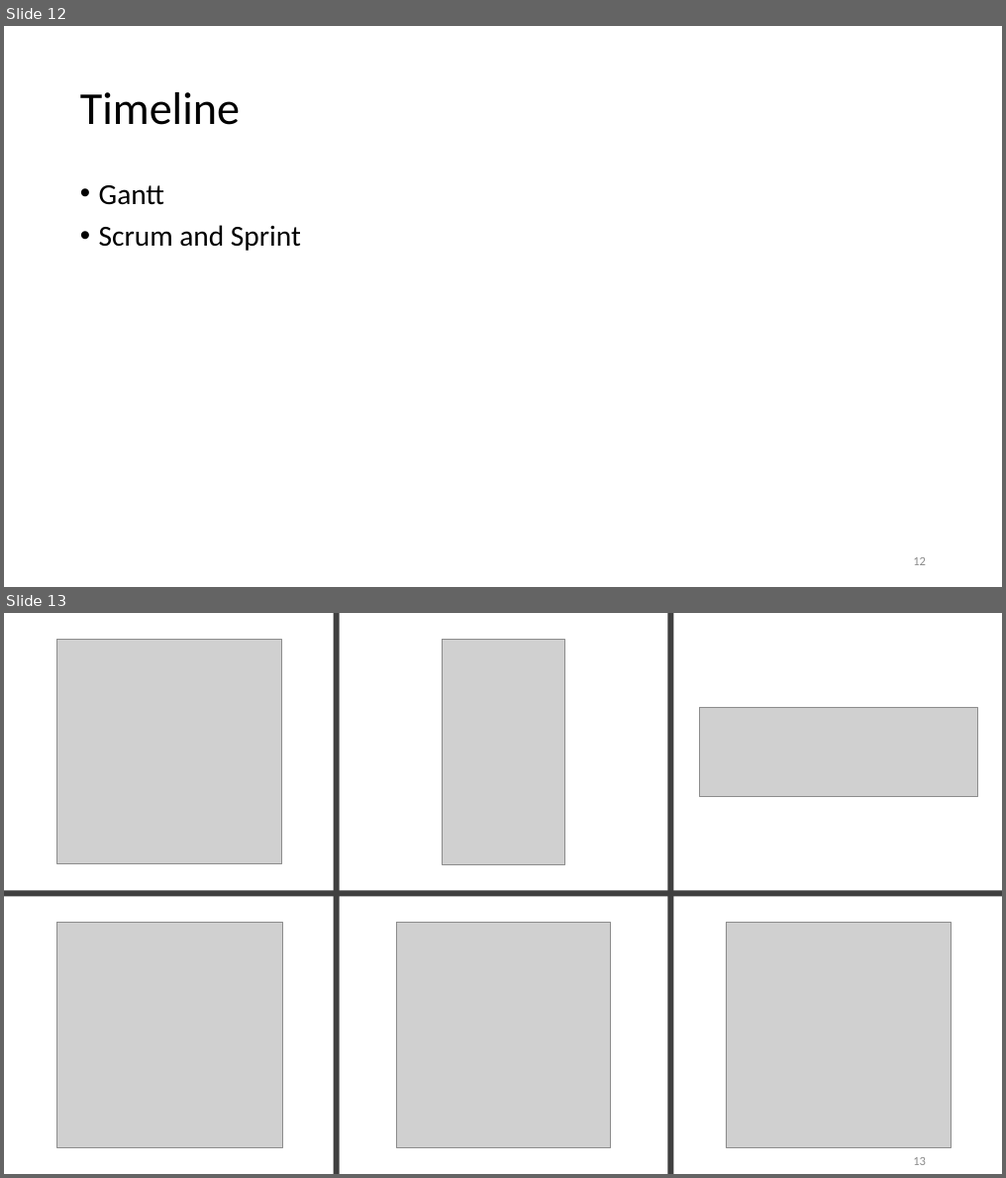
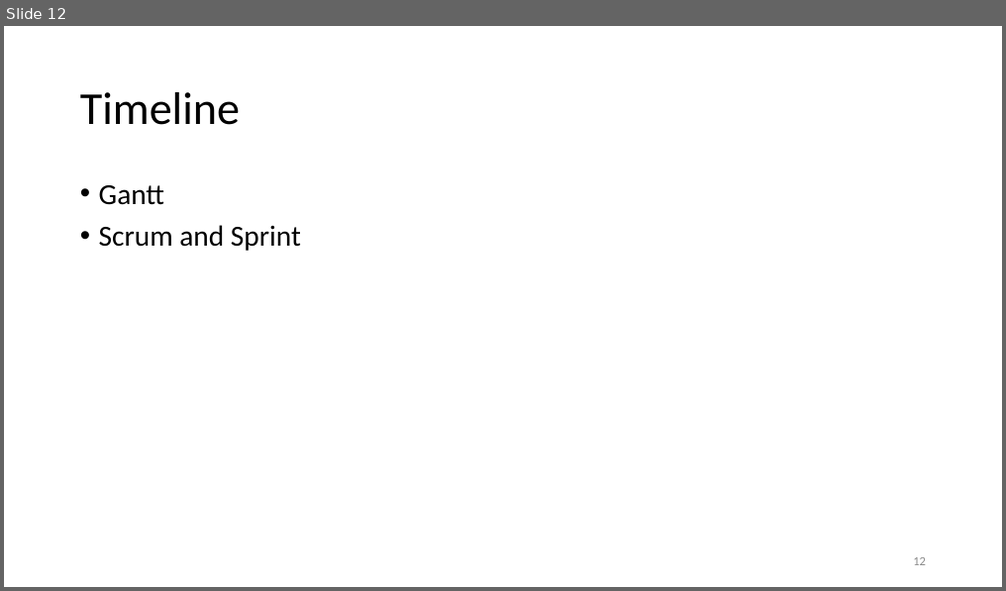
Before and after one commit to unige-pinfo-2019/PInfo1, a slide deck: Docs/UNIbay_DeskPitch.pptx. Shown one above the other, each under a label of ours: slides 12 and 13 before the commit, slide 12 after it. The pictures are 1006x1178 and 1006x591 pixels, drawn with LibreOffice and Linux fonts; fonts in the diff are those of the drawing; grey boxes stand for pictures. Boxes give left, top, right and bottom in pixels: in the first picture for what was removed or moved away, otherwise in the second. Text is boxed around its words. In the diff, an @@ line names an element or a change of style, - is before the commit and + after.

```diff
--- a/Docs/UNIbay_DeskPitch.pptx
+++ b/Docs/UNIbay_DeskPitch.pptx
@@ slide 13 removed at [4,613,1002,1174], background #FFFFFF @@
@@ picture removed at [57,639,282,864] @@
@@ rectangle removed at [334,613,340,1174] @@
@@ picture removed at [442,639,564,864] @@
@@ rectangle removed at [668,613,674,1174] @@
@@ picture removed at [699,707,978,797] @@
@@ rectangle removed at [4,890,1002,896] @@
@@ picture removed at [57,923,282,1149] @@
@@ picture removed at [397,923,611,1149] @@
@@ picture removed at [726,923,951,1149] @@
@@ page number removed at [913,1157,926,1165] @@
-13
```
Also in this commit, not shown: 6 slides changed, 2 slides added, 1 other slide removed.
